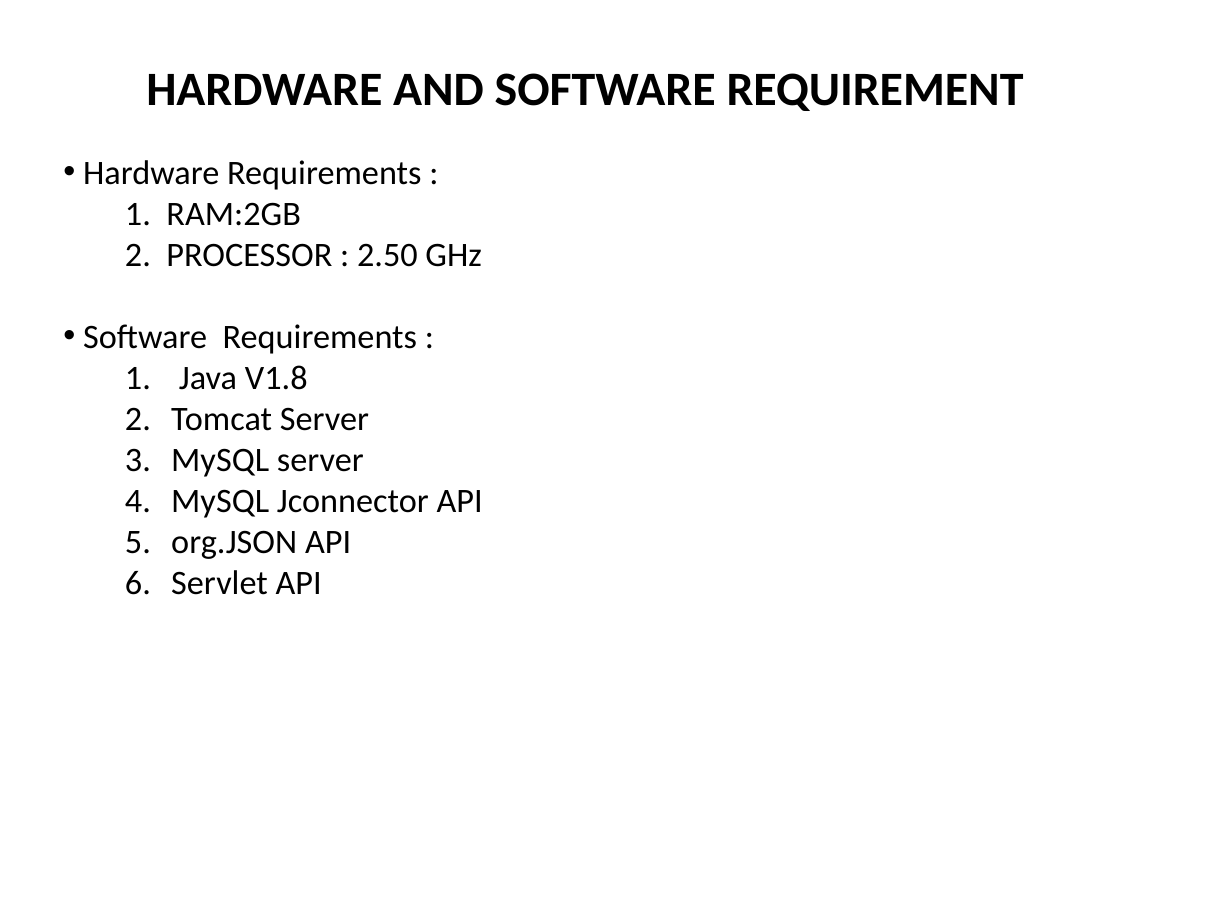
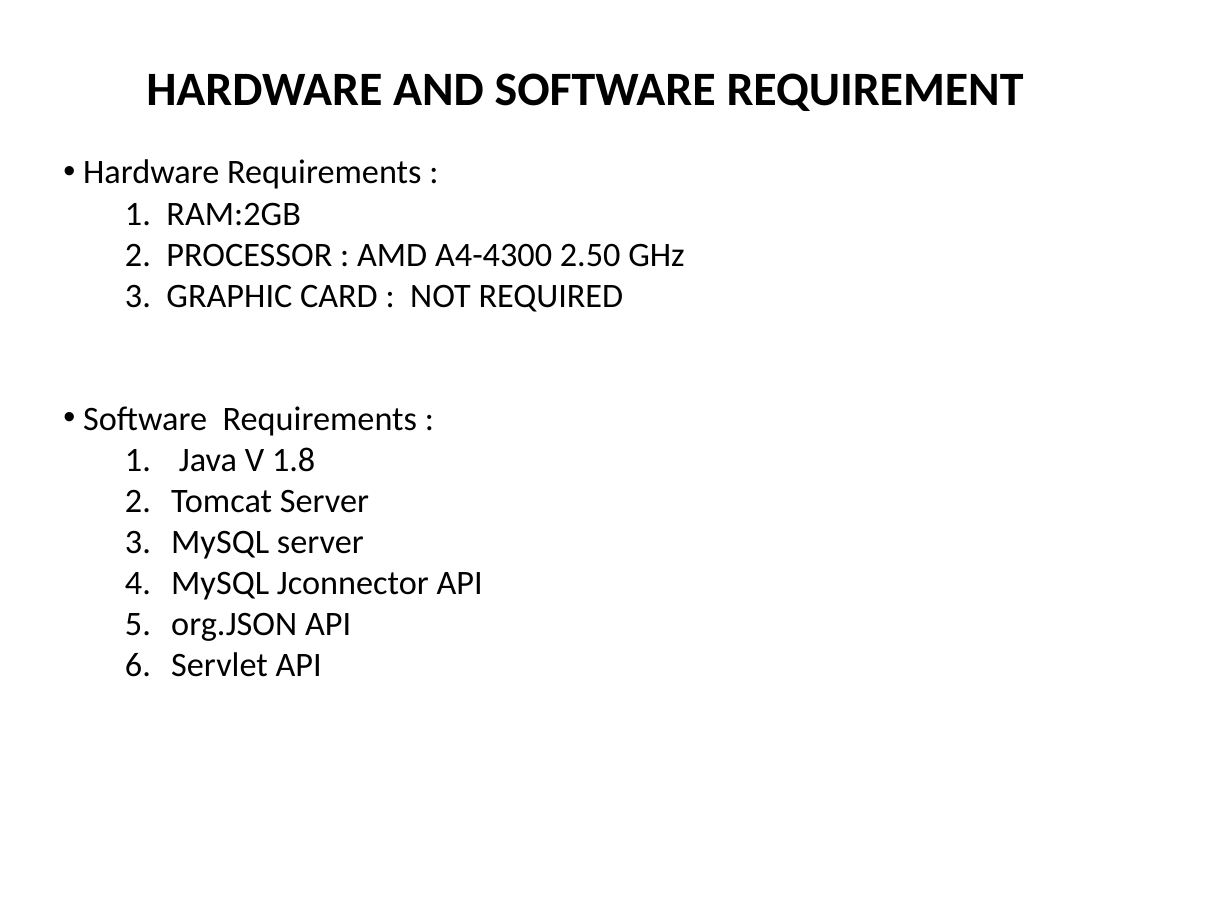
Before and after one commit to Greeny6092/Mini-Project-sem7-, a slide deck: slide 19 of presentation/AI BASED MULTIPLAYER SNAKE GAME(mini project).pptx. Drawn at 1232x924 pixels with LibreOffice and Linux fonts; fonts in the diff are those of the drawing. Boxes give left, top, right and bottom in pixels: in the first picture for what was removed or moved away, otherwise in the second. Text is boxed around its words. In the diff, an @@ line names an element or a change of style, - is before the commit and + after.

```diff
--- a/presentation/AI BASED MULTIPLAYER SNAKE GAME(mini project).pptx
+++ b/presentation/AI BASED MULTIPLAYER SNAKE GAME(mini project).pptx
@@ text at box(125, 243, 685, 312): text changed @@
-  2. PROCESSOR : 2.50 GHz
+  2. PROCESSOR : AMD A4-4300 2.50 GHz
+  3. GRAPHIC CARD : NOT REQUIRED
@@ text at box(179, 447, 315, 472): spaces changed @@
-  1. Java V1.8
+  1. Java V 1.8
```
Also in this commit, not shown: 10 other slides changed, 2 other files.
